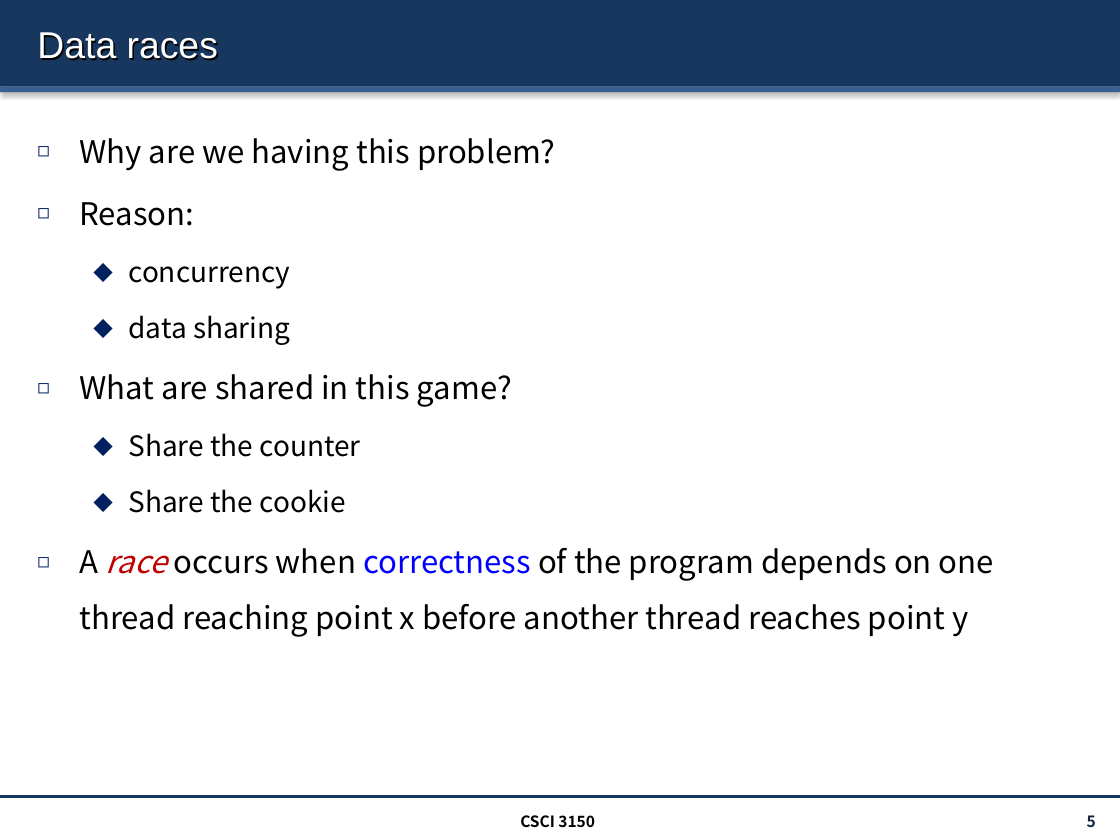
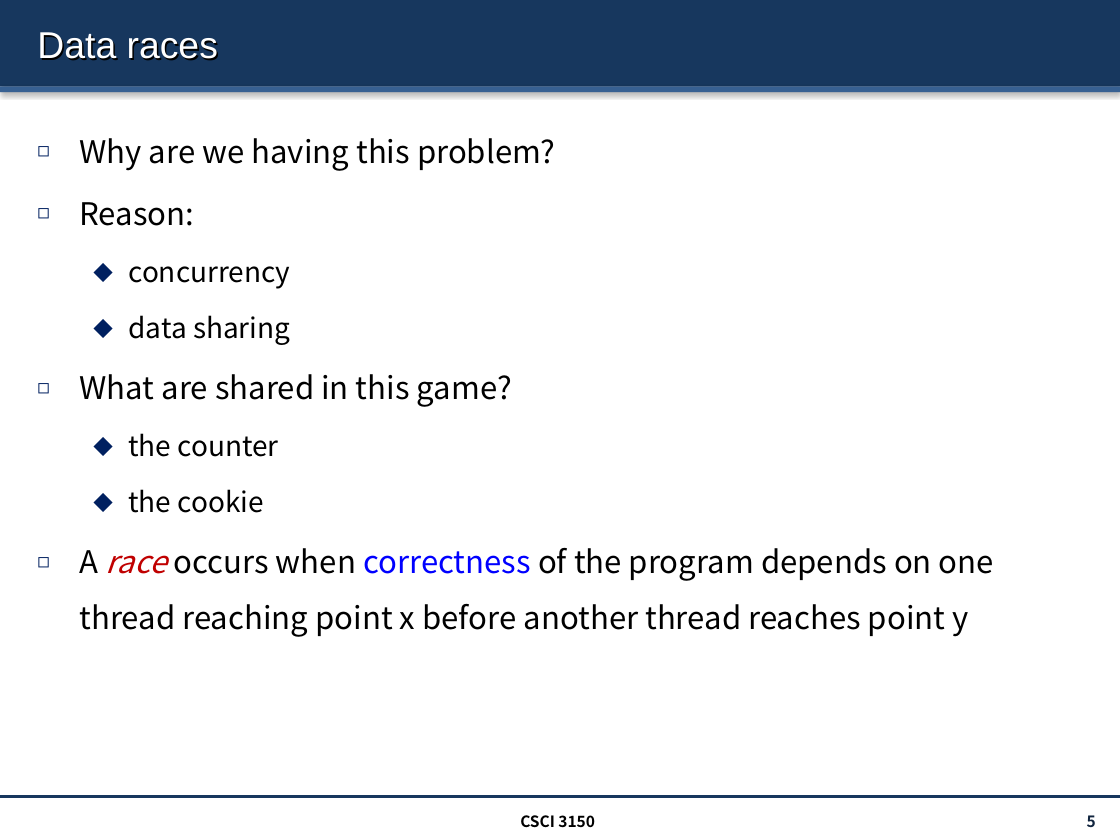
Before and after one commit to henryhxu/CSCI3150, a slide deck: slide 5 of lectures/lec5_sync.pptx. Drawn at 1120x840 pixels with LibreOffice and Linux fonts; fonts in the diff are those of the drawing. Boxes give left, top, right and bottom in pixels: in the first picture for what was removed or moved away, otherwise in the second. Text is boxed around its words. In the diff, an @@ line names an element or a change of style, - is before the commit and + after.

```diff
--- a/lectures/lec5_sync.pptx
+++ b/lectures/lec5_sync.pptx
@@ text at box(128, 433, 279, 513): text changed @@
-  ⬥ Share the counter
-  ⬥ Share the cookie
+  ⬥ the counter
+  ⬥ the cookie
```
Also in this commit, not shown: 1 slide removed, 1 other file.
